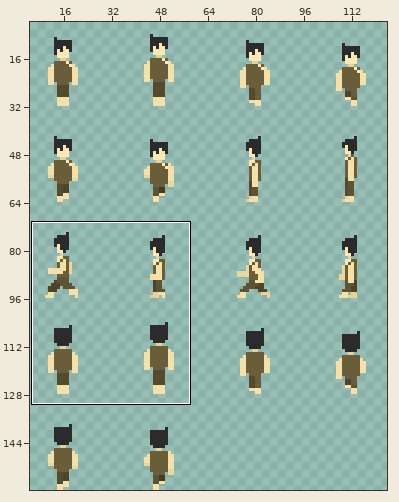
File history of a pixel-art file, player/player_sprite.ase. The first picture is a wide view before the edit; the outline marks the close-up.
Close-up. Before the commit:
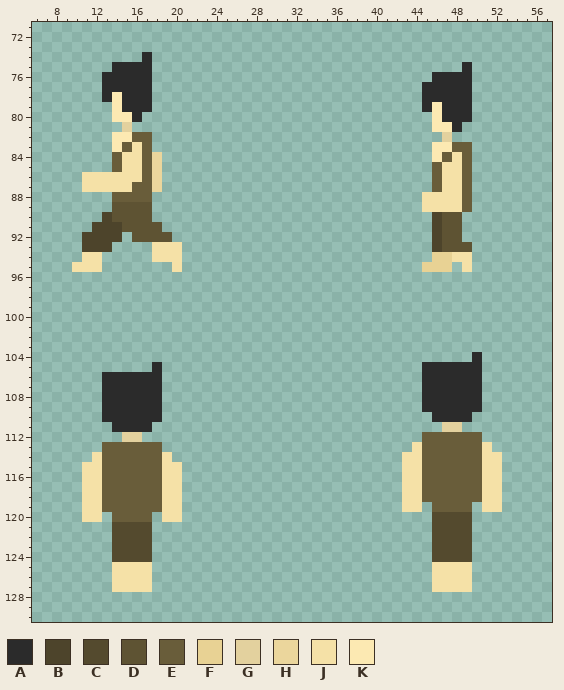
128x160 pixels, 1 frame. Colours within 5 levels of each other are drawn and written as one. Shown: x 6..57, y 71..130. The wide view leaves out empty margins. The commit also changed other parts of the picture, which this record leaves out.
Palette (. is transparent): A #2b2b2b  B #4d442b  C #544a2e  D #5e5333  E #695d3a  F #e8d294  G #e3d19e  H #ebd69c  J #f5e1a7  K #fce9b2
New version:
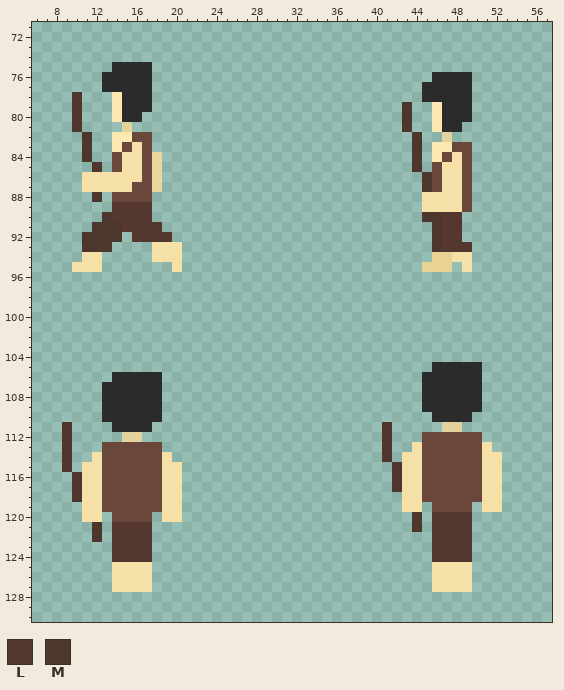
Colours new in this view: L #54372e  M #4d362b
Edits made:
layer "colored_player" now hidden
layer "colored_villager_hunter" now shown
Colour E changes from #695d3a to #69473a.
The edit turns colour K into colour A in row 80 at x 15; in row 81 at x 47.
The edit turns colour C into colour L in row 120 at x 46 to 49; in rows 121 to 124 at x 14 to 17 and 46 to 49.
The edit turns colour D into colour L in row 89 at x 14 to 17; in row 90 at x 14 to 17 and 47 to 48; in row 91 at x 15 to 18 and 47 to 48; in row 92 at x 16 to 19 and 47 to 48; in row 93 at x 47 to 49.
There is now colour M in row 78 at x 10; in rows 79 to 81 at x 10 and 43; in rows 82 to 84 at x 11 and 44; in row 85 at x 12 and 44; in rows 86 to 87 at x 45; in row 88 at x 12.
There is now colour M in row 90 at x 45; in rows 111 to 114 at x 9 and 41; in row 115 at x 9 and 42; in rows 116 to 117 at x 10 and 42; in row 118 at x 10; in row 120 at x 44.
There is now colour M in row 121 at x 12 and 44; in row 122 at x 12.
The edit turns colour B into colour M in row 90 at x 13 and 46; in row 91 at x 12 to 14 and 46; in row 92 at x 11 to 14 and 46; in row 93 at x 11 to 13 and 46.
Colour A is gone in row 74 at x 17; in row 75 at x 49; in row 78 at x 13; in row 79 at x 45; in row 104 at x 50; in row 105 at x 18 and 45.
Colour A is gone in row 106 at x 13.
Where, in picture pixels (left, top, right, bottom), the same in both close-ups:
changed: (72, 52, 172, 252)
changed: (402, 62, 472, 252)
erased: (422, 352, 482, 372)
erased: (152, 362, 162, 372)
erased: (102, 372, 112, 382)
changed: (62, 422, 162, 562)
changed: (382, 422, 482, 562)
